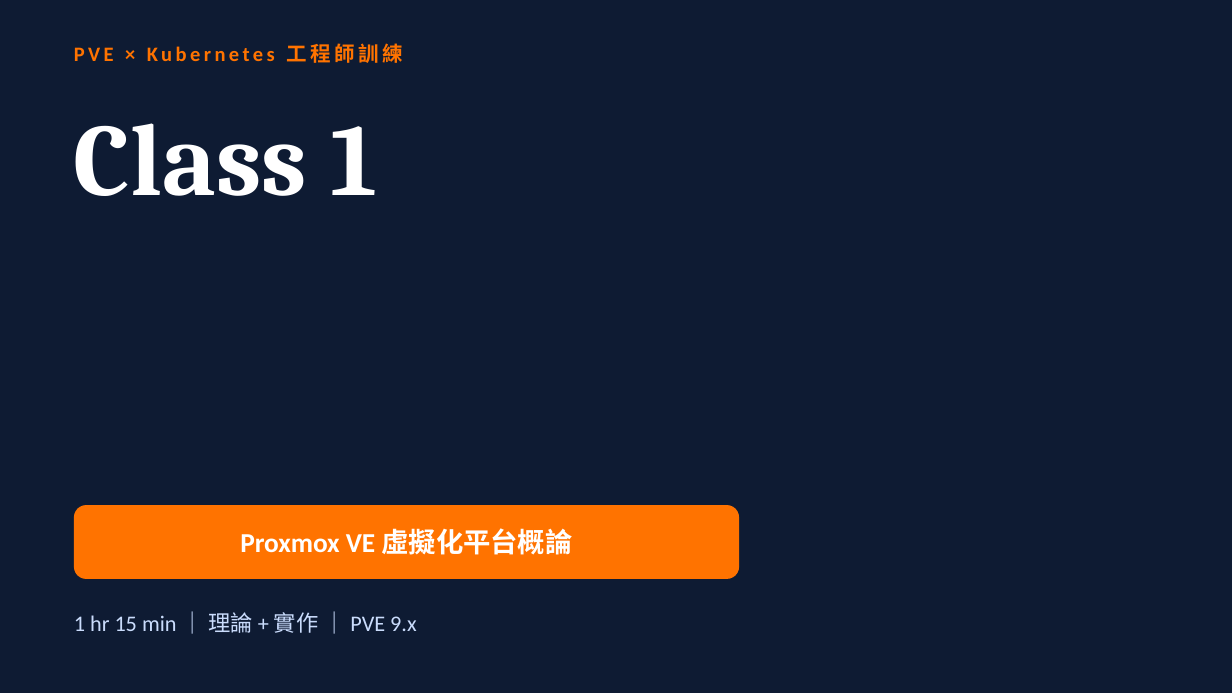
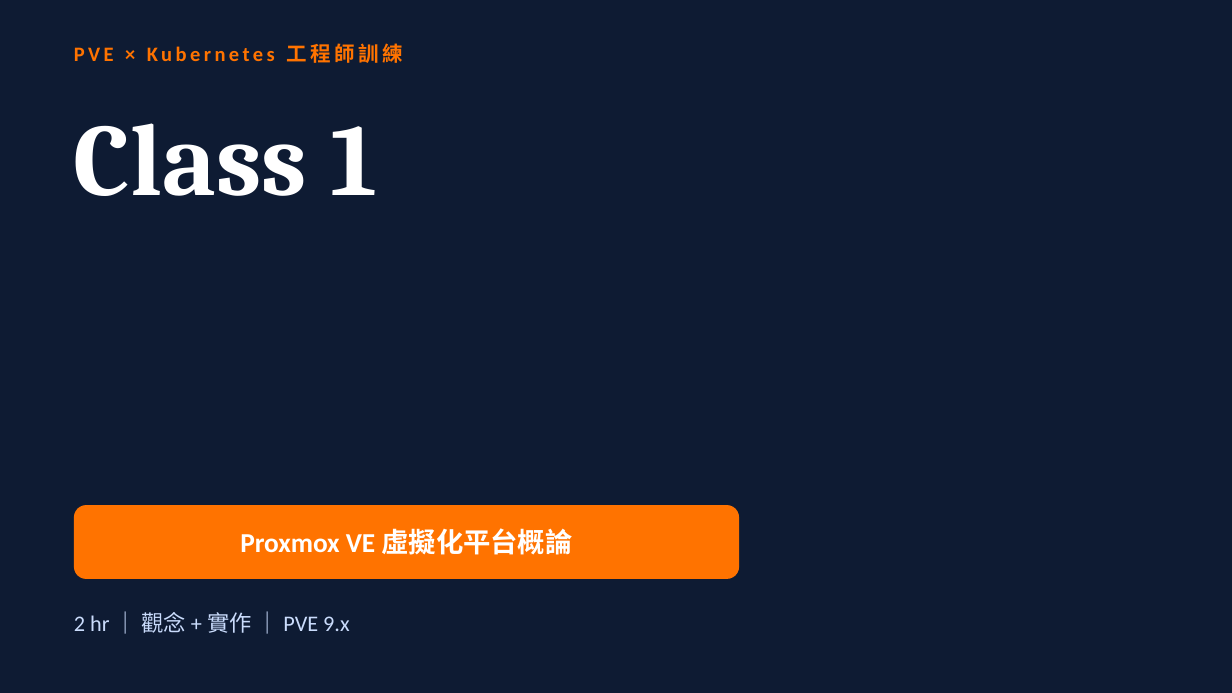
Before and after one commit to subirdkimo/k8s-course, a slide deck: slide 1 of 01-class-slides/class-01-pve-overview.pptx. Drawn at 1232x693 pixels with LibreOffice and Linux fonts; fonts in the diff are those of the drawing. Boxes give left, top, right and bottom in pixels: in the first picture for what was removed or moved away, otherwise in the second. Text is boxed around its words. In the diff, an @@ line names an element or a change of style, - is before the commit and + after.

Commit message:
feat(class-01/02): 觀念深化 — 擴充講解層概念 + 投影片 +6~7 頁
Class 1 (+5 概念): 虛擬化三形態/隔離vs效能/精簡供應快照超售/封包流向心智模型/quorum與重啟
Class 2 (+6 概念): 容器VM裸機光譜/宣告式reconcile loop/etcd quorum/Pod網路兩層IP/Service原理/排程Affinity-Taint-Spread
時長: C1→2hr, C2→2hr15min; overview v1.2

```diff
--- a/01-class-slides/class-01-pve-overview.pptx
+++ b/01-class-slides/class-01-pve-overview.pptx
@@ text at <box>74,612,350,633</box>: text changed @@
-1 hr 15 min ｜ 理論 + 實作 ｜ PVE 9.x
+2 hr ｜ 觀念 + 實作 ｜ PVE 9.x
```
Also in this commit, not shown: 7 other slides changed, 5 slides added, 7 other files.
